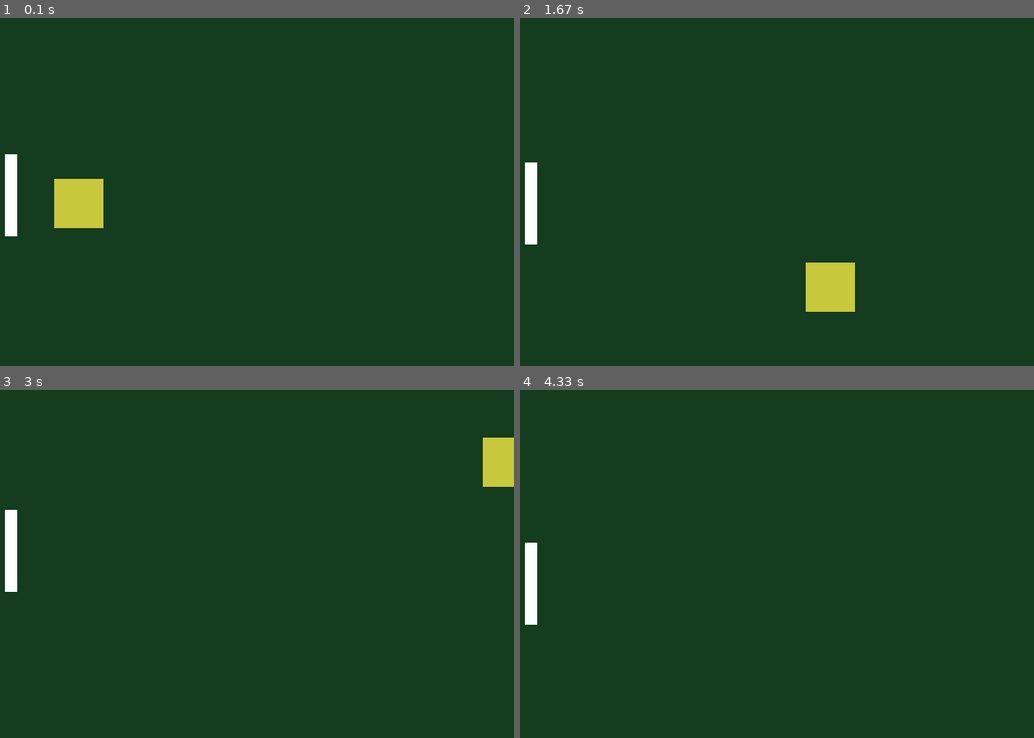
Above: before the commit, frames 1-4 (two rows, left to right).
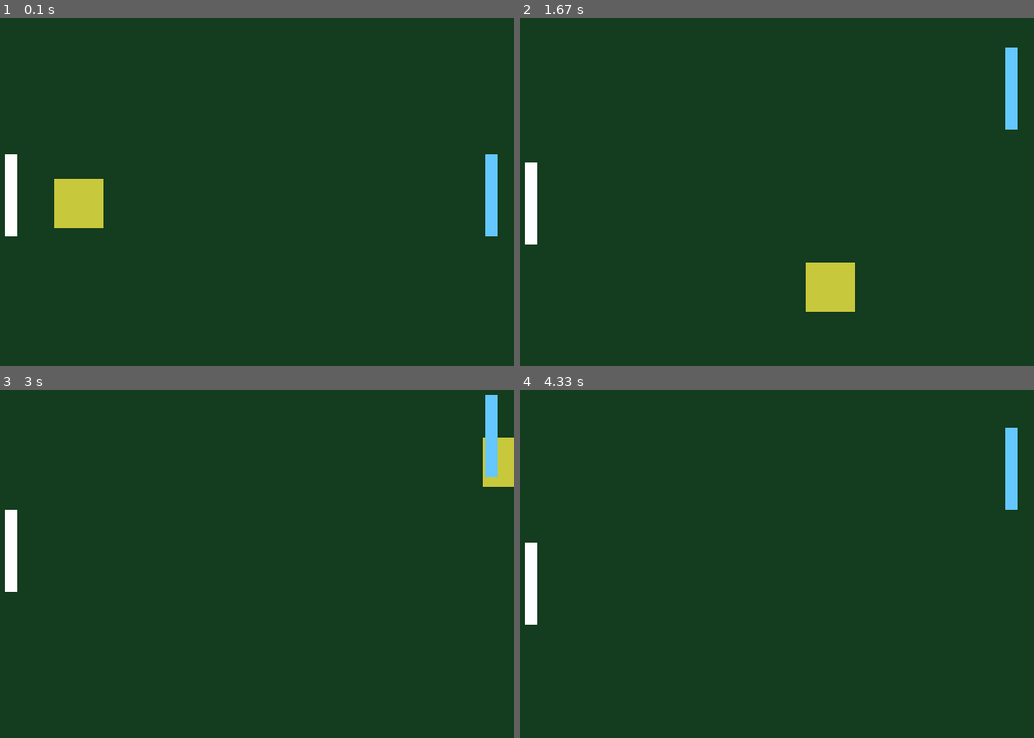
Above: after the commit, the same moments.

Repository: jvnusrg/pygame-practice
Game: pygame game, started from 01_window.py
Two runs of this game, one before a commit and one after it. Both use one fixed random seed, a clock stepped at 60 frames per second and the inputs below.
Inputs:
- Up to frame 1 (0.1 s): no input
- Up to frame 2 (1.67 s): hold Up 0.33-0.8 s; hold Down 0.83-1.13 s; hold S 0.83-1.13 s; hold Up 1.17-1.53 s; hold W 1.17-1.53 s; hold Down from 1.57 s (still down); hold S from 1.57 s (still down)
- Up to frame 3 (3 s): release Down at 1.93 s; release S at 1.93 s; hold Up 1.97-2.27 s; hold W 1.97-2.27 s; hold Down 2.3-2.6 s; hold S 2.3-2.6 s; hold Up from 2.63 s (still down); hold W from 2.63 s (still down)
- Up to frame 4 (4.33 s): release Up at 3 s; release W at 3 s; hold Down 3.03-3.4 s; hold S 3.03-3.4 s; hold Up 3.43-3.73 s; hold W 3.43-3.73 s; hold Down 3.77-4.07 s; hold S 3.77-4.07 s; hold Up from 4.1 s (still down); hold W from 4.1 s (still down)

The runs differ from the first frame. In frame 1, 0.6% of the frame differs, in the area x 94-97%, y 39-63%; in frame 2, 0.6%; in frame 3, 0.6%; in frame 4, 0.6%.

Commit message:
Adds up boundary clamping for both controls

Diff:
--- a/01_window.py
+++ b/01_window.py
@@ -18,6 +18,12 @@
 paddle_height = 100
 paddle_speed =5
 
+paddle2_x = 605
+paddle2_y = 200
+paddle2_width = 15
+paddle2_height = 100
+paddle2_speed = 5
+
 running = True
 while running:
     for event in pygame.event.get():
@@ -32,6 +38,22 @@
         paddle_y = paddle_y - paddle_speed
     if keys[pygame.K_s]:
         paddle_y = paddle_y + paddle_speed
+
+    if paddle_y < 0:
+        paddle_y = 0
+    if paddle_y + paddle_height > 480:
+        paddle_y = 480 - paddle_height
+
+    if keys[pygame.K_UP]:
+        paddle2_y = paddle2_y - paddle2_speed
+    if keys[pygame.K_DOWN]:
+        paddle2_y = paddle2_y + paddle2_speed
+
+    if paddle2_y < 0:
+        paddle2_y =0
+    if paddle2_y + paddle2_height > 480:
+        paddle2_y = 480 - paddle2_height
+
     #if x <= 0 or x + width >= 640:
         #speed_x = speed_x * -1
     if y <=0 or y + height >= 480:
@@ -42,6 +64,8 @@
     pygame.draw.rect(screen, (200,200,60), (x, y, width, height))
 
     pygame.draw.rect(screen, (255,255,255),(paddle_x, paddle_y, paddle_width, paddle_height))
+
+    pygame.draw.rect(screen, (100,200,255),(paddle2_x, paddle2_y, paddle2_width, paddle2_height))
     pygame.display.flip()
 
 pygame.quit()
